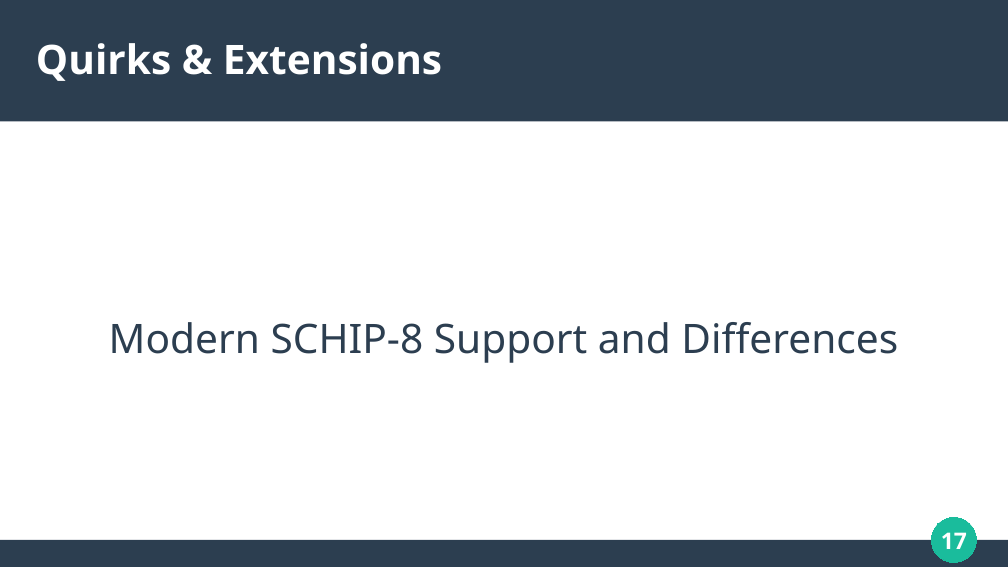
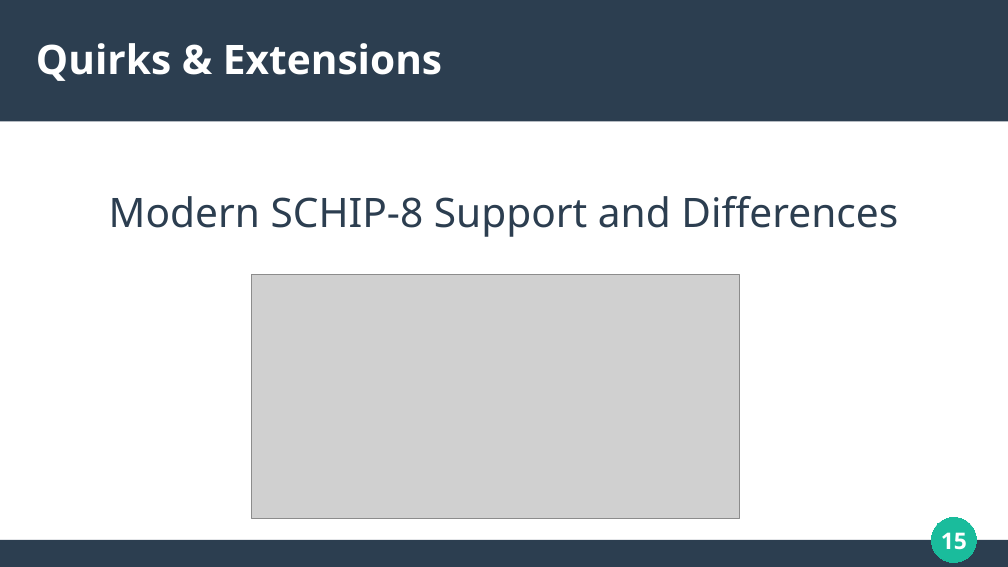
Before and after one commit to solomonarul/bachelors, a slide deck: slide 15 of presentation.odp (slide 17 before the commit). Drawn at 1008x567 pixels with LibreOffice and Linux fonts; fonts in the diff are those of the drawing; grey boxes stand for pictures. Boxes give left, top, right and bottom in pixels: in the first picture for what was removed or moved away, otherwise in the second. Text is boxed around its words. In the diff, an @@ line names an element or a change of style, - is before the commit and + after.

```diff
--- a/presentation.odp
+++ b/presentation.odp
@@ subtitle "Modern SCHIP-8 Support and Differences": place and size @@
-subtitle "Modern SCHIP-8 Support and Differences" at [109,322,898,363]
+subtitle "Modern SCHIP-8 Support and Differences" at [109,196,898,237]
@@ picture added at [252,274,739,519] @@
@@ page number at [941,532,967,550]: text changed @@
-17
+15
```
Also in this commit, not shown: 17 other slides changed, 2 slides added, 3 slides removed, 1 other file.
